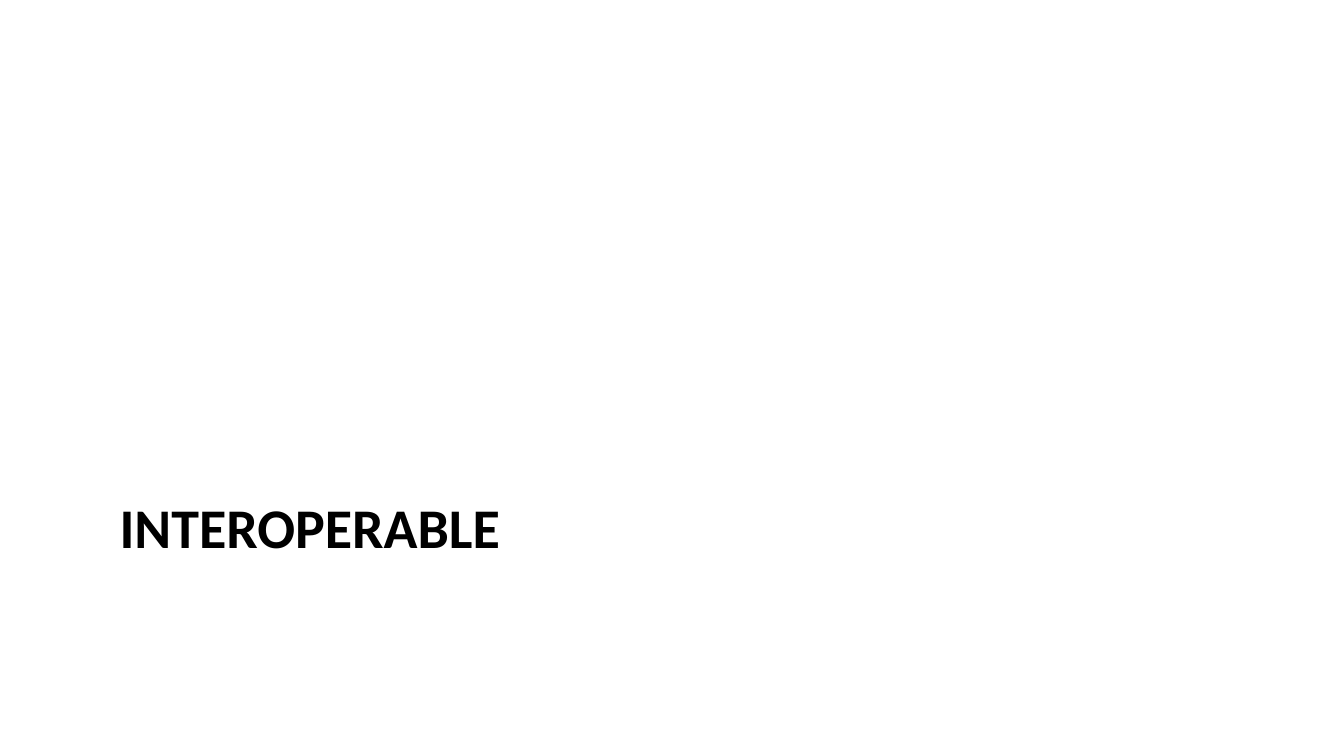
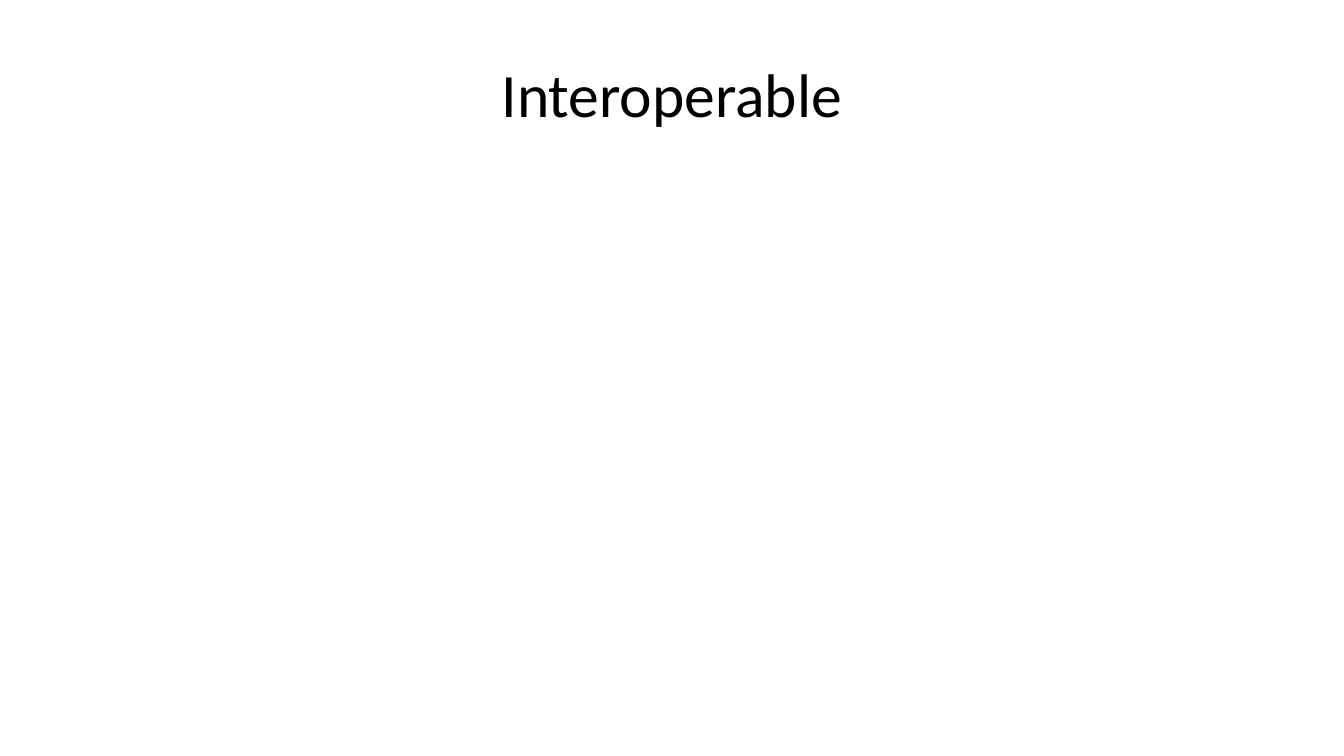
Before and after one commit to pvgenuchten/slides, a slide deck: slide 19 of slides/FAIRintro4SoilMapping.pptx. Drawn at 1344x756 pixels with LibreOffice and Linux fonts; fonts in the diff are those of the drawing. Boxes give left, top, right and bottom in pixels: in the first picture for what was removed or moved away, otherwise in the second. Text is boxed around its words. In the diff, an @@ line names an element or a change of style, - is before the commit and + after.

```diff
--- a/slides/FAIRintro4SoilMapping.pptx
+++ b/slides/FAIRintro4SoilMapping.pptx
@@ title "Interoperable" at [502, 74, 842, 127]: vertical alignment top to middle @@
@@ title at [502, 74, 842, 127]: text changed; size 30 to 33 pt; bold off @@
-INTEROPERABLE
+Interoperable
```
Also in this commit, not shown: 4 other slides changed, 30 other files.
